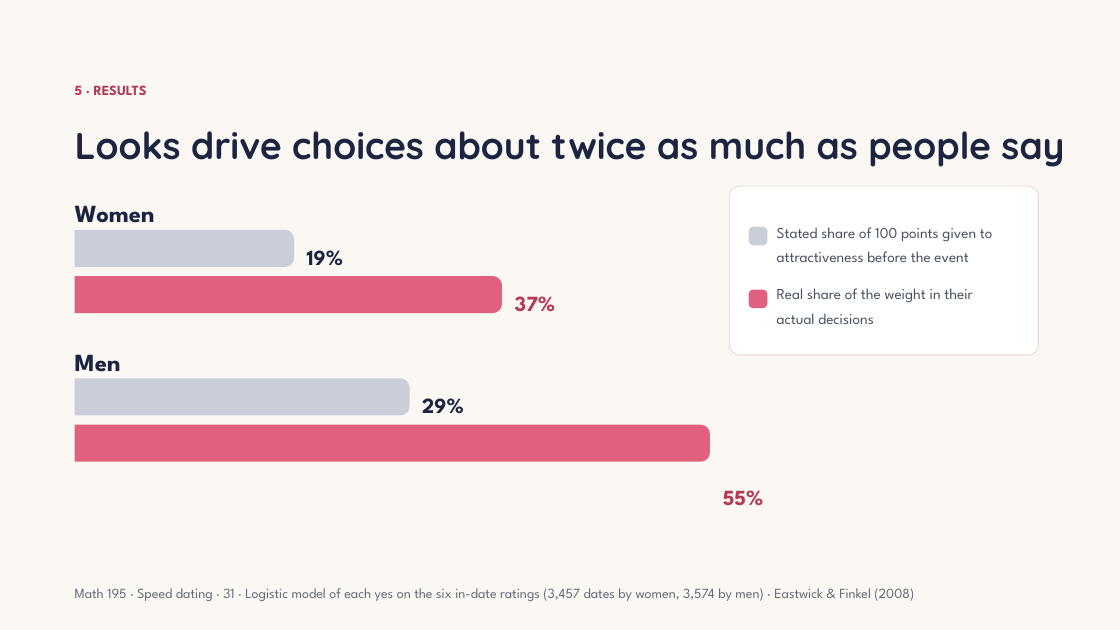
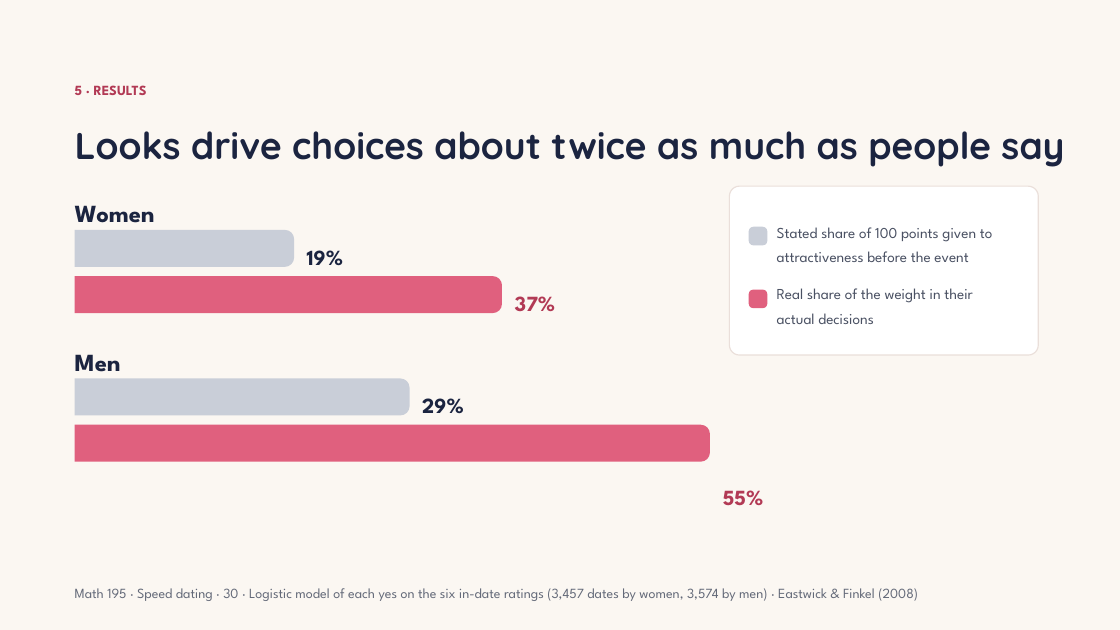
Before and after one commit to Abraham-y/math195-speed-dating, a slide deck: slide 34 of results/report_impl_slides_full.pptx. Drawn at 1120x630 pixels with LibreOffice and Linux fonts; fonts in the diff are those of the drawing. Boxes give left, top, right and bottom in pixels: in the first picture for what was removed or moved away, otherwise in the second. Text is boxed around its words. In the diff, an @@ line names an element or a change of style, - is before the commit and + after.

```diff
--- a/results/report_impl_slides_full.pptx
+++ b/results/report_impl_slides_full.pptx
@@ text at [75, 588, 918, 601]: text changed @@
-Math 195 · Speed dating · 31 · Logistic model of each yes on the six in-date ratings (3,457 dates by women, 3,574 by men) · Eastwick & Finkel (2008)
+Math 195 · Speed dating · 30 · Logistic model of each yes on the six in-date ratings (3,457 dates by women, 3,574 by men) · Eastwick & Finkel (2008)
```
Also in this commit, not shown: 3 other slides changed.
